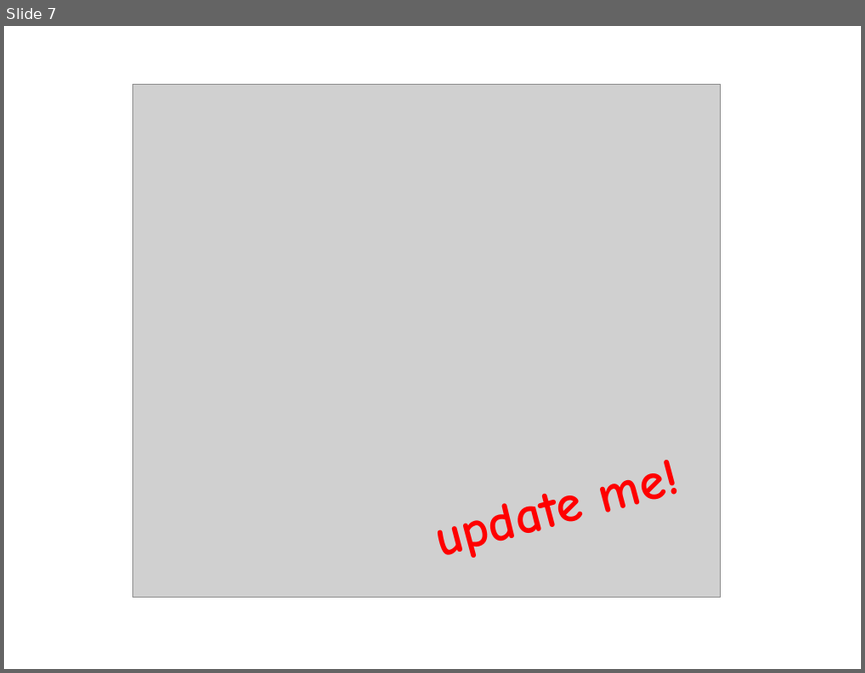
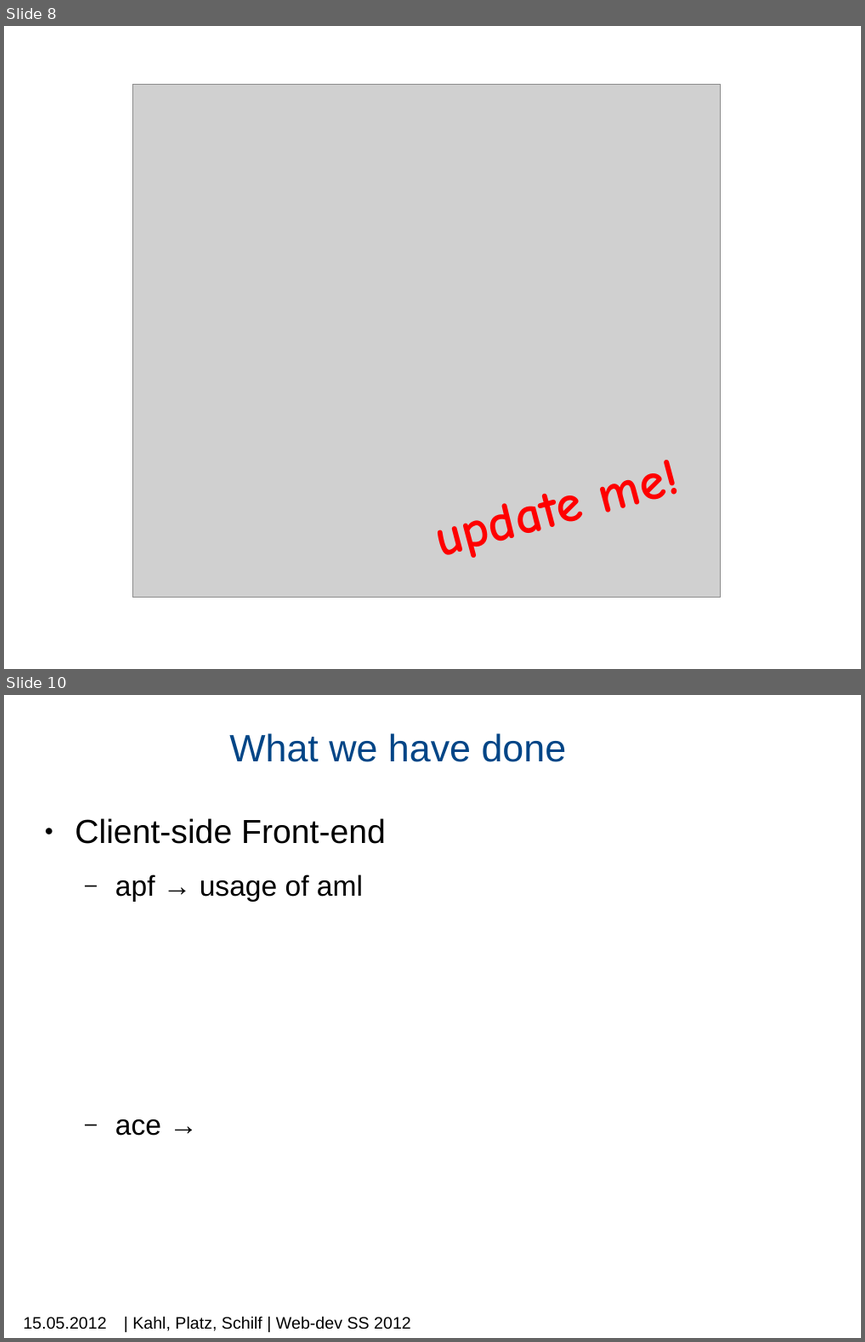
Before and after one commit to machisuji/webdev-spm, a slide deck: seminar/presentation/mps-c9.pptx. Shown one above the other, each under a label of ours: slide 7 before the commit, slides 8 and 10 after it; the slides between them are not shown. The pictures are 865x673 and 865x1342 pixels, drawn with LibreOffice and Linux fonts; fonts in the diff are those of the drawing; grey boxes stand for pictures; background and template pictures are left out. Boxes give left, top, right and bottom in pixels: in the first picture for what was removed or moved away, otherwise in the second. Text is boxed around its words. In the diff, an @@ line names an element or a change of style, - is before the commit and + after.

```diff
--- a/seminar/presentation/mps-c9.pptx
+++ b/seminar/presentation/mps-c9.pptx
@@ slide 10 added at [4,695,861,1338], background picture (left out) @@
@@ title added at [229,733,567,762], 32 pt, text #004586 @@
+What we have done
@@ text added at [75,818,386,1135], 28 pt, text #000000 @@
+● Client-side Front-end
+  – apf → usage of aml
+  – ace →
@@ text added at [24,1316,107,1329], 14 pt, text #000000 @@
+15.05.2012
@@ text added at [132,1315,411,1331], 14 pt, text #000000 @@
+| Kahl, Platz, Schilf | Web-dev SS 2012
@@ what was slide 7 is now slide 8 @@
```
Also in this commit, not shown: 4 slides changed, 5 other slides added, 1 slide removed, 1 other file.
